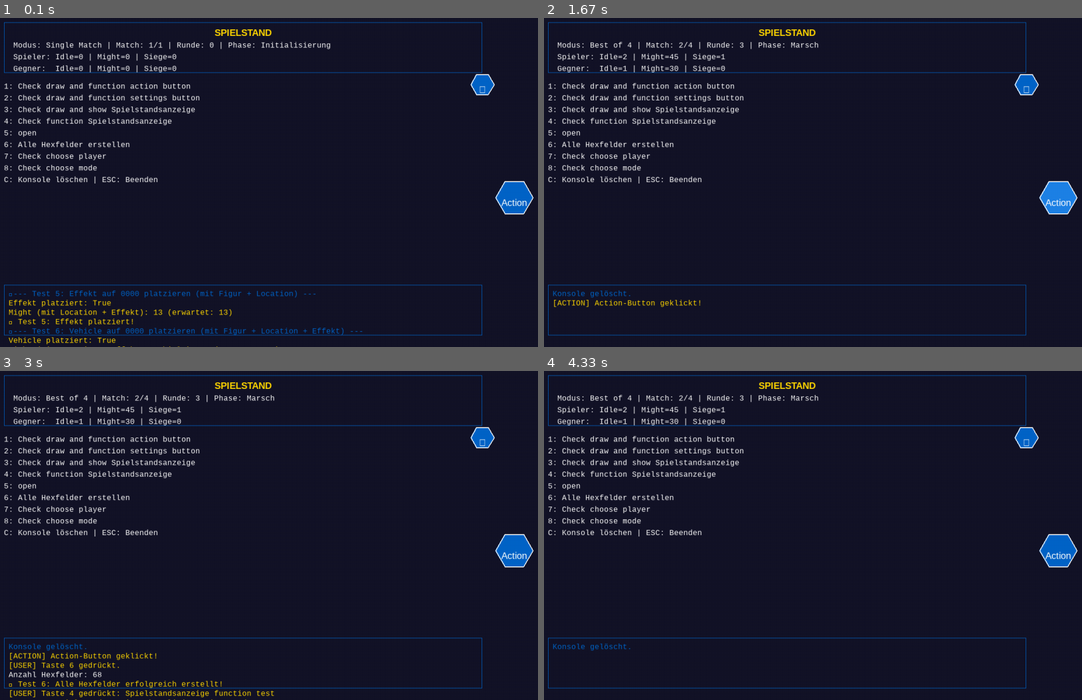
Above: before the commit, frames 1-4 (two rows, left to right).
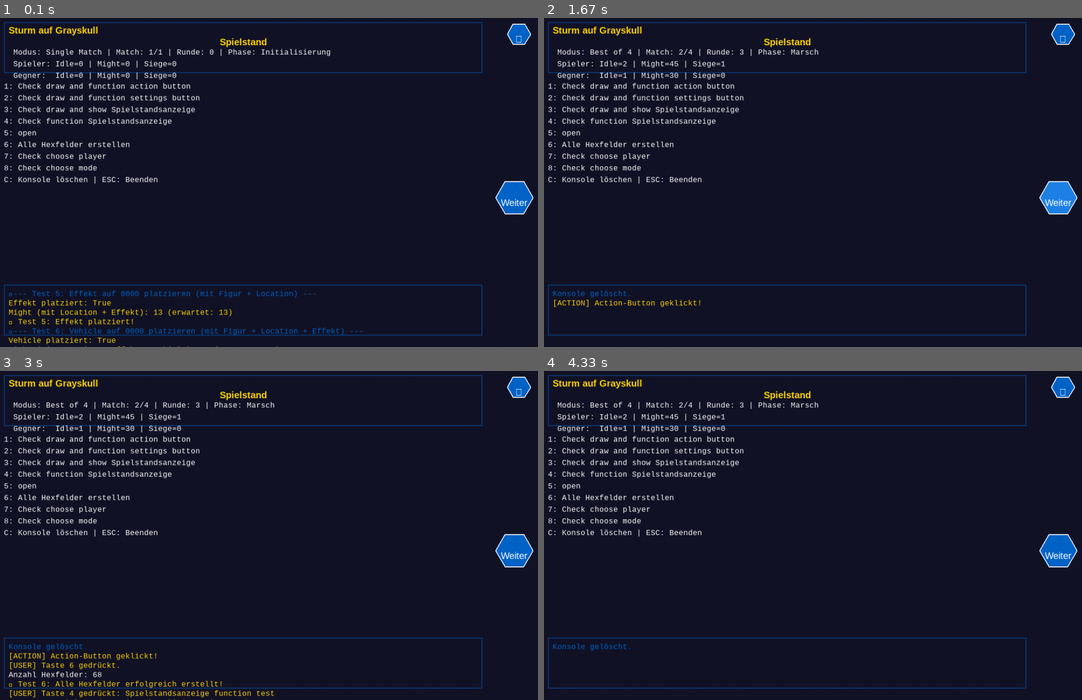
Above: after the commit, the same moments.

Repository: falkstergaming/Assault
Game: pygame game, started from main.py
Two runs of this game, one before a commit and one after it. Both use one fixed random seed, a clock stepped at 60 frames per second and the inputs below.
Inputs (mouse positions are in pixels of both pictures, inside the frame that each line leads up to):
- Up to frame 1 (0.1 s): no input
- Up to frame 2 (1.67 s): click (786, 41) at 0.38 s, where only the run after the commit has a clickable "Spielstand"; tap 4 at 0.67 s; tap C at 1 s; click (1055, 202) at 1.38 s, where only the run after the commit has a clickable "Weiter"
- Up to frame 3 (3 s): click (96, 545) at 1.72 s; tap 6 at 2.5 s; tap 4 at 2.83 s
- Up to frame 4 (4.33 s): tap C at 3.67 s

The runs differ from the first frame. In frame 1, 2.7% of the frame differs, in the area x 1-99%, y 1-58%; in frame 2, 2.5%; in frame 3, 2.5%; in frame 4, 2.5%.

Commit message:
Translation dictionalry angelegt und importe angepasst

Diff:
--- /dev/null
+++ b/core/utils/translations.py
@@ -0,0 +1,80 @@
+"""
+Zentrale Übersetzungen für Sturm auf Grayskull.
+Enthält alle sprachabhängigen Texte für DE/EN.
+
+Hinweis: Entity-Namen kommen aus JSON-Dateien und werden hier NICHT übersetzt.
+"""
+
+from typing import Dict, Any
+
+# --- Übersetzungen (DE/EN) ---
+TRANSLATIONS: Dict[str, Dict[str, str]] = {
+    "en": {
+        # Titel
+        "game_title": "Assault on Grayskull",
+        "stats_title": "Game Stats",
+
+        # Spielbegriffe
+        "mode": "Mode",
+        "match": "Match",
+        "round": "Round",
+        "phase": "Phase",
+        "player": "Player",
+        "opponent": "Opponent",
+        "idle": "Idle",
+        "might": "Might",
+        "wins": "Wins",
+
+        # Buttons
+        "action": "Action",
+        "settings": "Settings",
+
+        # Settings-Menü
+        "language": "Language",
+        "music_volume": "Music Volume",
+        "effect_volume": "Effect Volume",
+        "german": "German",
+        "english": "English",
+    },
+    "de": {
+        # Titel
+        "game_title": "Sturm auf Grayskull",
+        "stats_title": "Spielstand",
+
+        # Spielbegriffe
+        "mode": "Modus",
+        "match": "Match",
+        "round": "Runde",
+        "phase": "Phase",
+        "player": "Spieler",
+        "opponent": "Gegner",
+        "idle": "Idle",
+        "might": "Might",
+        "wins": "Siege",
+
+        # Buttons
+        "action": "Weiter",
+        "settings": "Einstellungen",
+
+        # Settings-Menü
+        "language": "Sprache",
+        "music_volume": "Musik-Lautstärke",
+        "effect_volume": "Effekt-Lautstärke",
+        "german": "Deutsch",
+        "english": "Englisch",
+    }
+}
+
+
+def get_translation(key: str, lang: str = "en") -> str:
+    """
+    Gibt die Übersetzung für einen Schlüssel zurück.
+
+    Args:
+        key: Schlüssel im TRANSLATIONS-Dictionary
+        lang: Sprachcode ("de" oder "en")
+
+    Returns:
+        Übersetzter Text, oder der Schlüssel selbst falls nicht gefunden
+    """
+    return TRANSLATIONS.get(lang, {}).get(key, key)
--- a/interfaces/renderer/pygame/components/game_status.py
+++ b/interfaces/renderer/pygame/components/game_status.py
@@ -5,8 +5,12 @@
 """
 
 import pygame
-from typing import Optional, Dict, Any
+from typing import Optional, Dict, Any, TYPE_CHECKING
 from core.utils.global_constants import COLORS
+from core.utils.translations import TRANSLATIONS, get_translation
+
+if TYPE_CHECKING:
+    from core.utils.settings import Settings
 
 
 class GameStatusDisplay:
@@ -23,13 +27,14 @@
     [Leer für Buttons][   SPIELSTAND   ][Leer für Buttons]
     """
 
-    def __init__(self, width: int, height: int):
+    def __init__(self, width: int, height: int, settings: Optional['Settings'] = None):
         """
         Initialisiert die Spielstandsanzeige.
 
         Args:
             width: Bildschirmbreite
             height: Bildschirmhöhe
+            settings: Settings-Instanz für Sprachauswahl
         """
         self.width = width
         self.height = height
@@ -38,6 +43,7 @@
         self.margin_left = int(width * 0.1)  # 10% Platz links
         self.display_width = width - 2 * self.margin_left  # 80% der Breite
         self.x = self.margin_left
+        self.settings = settings
 
         # Standardwerte
         self.game_data = {
@@ -98,38 +104,47 @@
         pygame.draw.rect(surface, COLORS["background"], status_rect)
         pygame.draw.rect(surface, COLORS["primary"], status_rect, 1)
 
-        # --- Titel "SPIELSTAND" zentriert oben ---
-        title_text = "SPIELSTAND"
-        title_surface = self.title_font.render(title_text, True, COLORS["highlight"])
-        title_x = self.x + self.display_width // 2 - title_surface.get_width() // 2
-        surface.blit(title_surface, (title_x, self.y + 10))
+        # --- Sprache festlegen ---
+        lang = self.settings.language if self.settings else "en"
+        t = TRANSLATIONS.get(lang, TRANSLATIONS["en"])
+
+        # --- Titel ---
+        # Game Title (klein, oben links)
+        game_title_surface = self.title_font.render(t["game_title"], True, COLORS["highlight"])
+        game_title_x = self.x + 10
+        surface.blit(game_title_surface, (game_title_x, self.y + 5))
+
+        # Stats Title (zentriert)
+        stats_title_surface = self.title_font.render(t["stats_title"], True, COLORS["highlight"])
+        stats_title_x = self.x + self.display_width // 2 - stats_title_surface.get_width() // 2
+        surface.blit(stats_title_surface, (stats_title_x, self.y + 30))
 
         # --- Erste Zeile: Modus, Match, Runde, Phase ---
         line1_parts = [
-            f"Modus: {self.game_data['modus']}",
-            f"Match: {self.game_data['match_count']}",
-            f"Runde: {self.game_data['round_count']}",
-            f"Phase: {self.game_data['phase']}"
+            f"{t['mode']}: {self.game_data['modus']}",
+            f"{t['match']}: {self.game_data['match_count']}",
+            f"{t['round']}: {self.game_data['round_count']}",
+            f"{t['phase']}: {self.game_data['phase']}"
         ]
         line1_text = " | ".join(line1_parts)
         line1_surface = self.stat_font.render(line1_text, True, COLORS["text"])
         line1_x = self.x + 20
-        line1_y = self.y + 40
+        line1_y = self.y + 55
         surface.blit(line1_surface, (line1_x, line1_y))
 
         # --- Zweite Zeile: SpielerStats ---
-        player_text = (f"Spieler: Idle={self.game_data['player']['idle_count']} | "
-                      f"Might={self.game_data['player']['might']} | "
-                      f"Siege={self.game_data['player']['matches_won']}")
+        player_text = (f"{t['player']}: {t['idle']}={self.game_data['player']['idle_count']} | "
+                      f"{t['might']}={self.game_data['player']['might']} | "
+                      f"{t['wins']}={self.game_data['player']['matches_won']}")
         player_surface = self.stat_font.render(player_text, True, COLORS["text"])
         player_x = self.x + 20
         player_y = line1_y + 25
         surface.blit(player_surface, (player_x, player_y))
 
         # --- Dritte Zeile: GegnerStats ---
-        opponent_text = (f"Gegner:  Idle={self.game_data['opponent']['idle_count']} | "
-                       f"Might={self.game_data['opponent']['might']} | "
-                       f"Siege={self.game_data['opponent']['matches_won']}")
+        opponent_text = (f"{t['opponent']}:  {t['idle']}={self.game_data['opponent']['idle_count']} | "
+                       f"{t['might']}={self.game_data['opponent']['might']} | "
+                       f"{t['wins']}={self.game_data['opponent']['matches_won']}")
         opponent_surface = self.stat_font.render(opponent_text, True, COLORS["text"])
         opponent_x = self.x + 20
         opponent_y = player_y + 25
--- a/interfaces/renderer/pygame/components/settings_menu.py
+++ b/interfaces/renderer/pygame/components/settings_menu.py
@@ -7,6 +7,7 @@
 from pygame.locals import *
 from typing import Optional, Callable
 from core.utils.global_constants import COLORS
+from core.utils.translations import TRANSLATIONS, get_translation
 from core.utils.settings import Settings
 
 
@@ -148,29 +149,33 @@
         if not self.is_active:
             return
 
+        # Sprache festlegen
+        lang = self.settings.language if self.settings else "en"
+        t = TRANSLATIONS.get(lang, TRANSLATIONS["en"])
+
         # Menü-Hintergrund
         menu_rect = pygame.Rect(self.x, self.y, self.width, self.height)
         pygame.draw.rect(surface, COLORS["background"], menu_rect)
         pygame.draw.rect(surface, COLORS["primary"], menu_rect, 2)
 
         # Titel
-        title = self.font_title.render("Settings", True, COLORS["highlight"])
+        title = self.font_title.render(t["settings"], True, COLORS["highlight"])
         surface.blit(title, (self.x + self.padding, self.y + 5))
 
         # --- Sprache ---
         lang_y = self.y + self.padding + self.line_height
-        lang_label = self.font.render("Language:", True, COLORS["text"])
+        lang_label = self.font.render(f"{t['language']}:", True, COLORS["text"])
         surface.blit(lang_label, (self.x + self.padding, lang_y))
 
-        # Sprachauswahl (Deutsch/Englisch)
-        lang_value = "German" if self.settings.language == "de" else "English"
+        # Sprachauswahl
+        lang_value = t["german"] if self.settings.language == "de" else t["english"]
         lang_value_text = self.font.render(lang_value, True, COLORS["highlight"])
         lang_value_x = self.x + self.width - self.padding - lang_value_text.get_width()
         surface.blit(lang_value_text, (lang_value_x, lang_y))
 
         # --- Musik-Lautstärke ---
         music_y = lang_y + self.line_height + 5
-        music_label = self.font.render("Music Volume:", True, COLORS["text"])
+        music_label = self.font.render(f"{t['music_volume']}:", True, COLORS["text"])
         surface.blit(music_label, (self.x + self.padding, music_y))
         self._draw_slider(surface, self.x + self.padding, music_y + self.line_height - 5,
                          self.settings.music_volume, "music")
@@ -179,7 +184,7 @@
 
         # --- Effekt-Lautstärke ---
         effect_y = music_y + self.line_height + 10
-        effect_label = self.font.render("Effect Volume:", True, COLORS["text"])
+        effect_label = self.font.render(f"{t['effect_volume']}:", True, COLORS["text"])
         surface.blit(effect_label, (self.x + self.padding, effect_y))
         self._draw_slider(surface, self.x + self.padding, effect_y + self.line_height - 5,
                          self.settings.effect_volume, "effect")
--- a/settings.ini
+++ b/settings.ini
@@ -1,5 +1,5 @@
 [Language]
-lang = en
+lang = de
 
 [Audio]
 music_volume = 34
--- a/simulation.py
+++ b/simulation.py
@@ -21,6 +21,7 @@
 from core.entities.vehicle import Vehicle
 from core.utils.hex_id import HexID
 from core.utils.global_constants import COLORS, FIGURES_JSON, LOCATIONS_JSON, EFFECTS_JSON, VEHICLE_JSON
+from core.utils.translations import TRANSLATIONS
 from core.utils.settings import Settings
 from interfaces.renderer.pygame.screen import Screen
 from interfaces.renderer.pygame.components.button import HexButton
@@ -110,15 +111,24 @@
     # Screen und Console erstellen
     screen = Screen(SCREEN_WIDTH, SCREEN_HEIGHT)
 
-    # Settings-Menü erstellen (noch nicht aktiv)
+    # Settings-Menü erstellen (noch nicht aktiv) - rechtsbündig mit Button, unter dem Button
     settings_menu = SettingsMenu(
-        x=SCREEN_WIDTH - MARGIN_HORIZONTAL - 250,
-        y=STATUS_HEIGHT + MARGIN_VERTICAL,
+        x=SCREEN_WIDTH - 25 - 250,  # 25px Abstand zum rechten Rand (1280 - 25 - 250 = 1005)
+        y=25 + 50 + 5,              # Unter dem Settings-Button (25 + 50 + 5px Abstand)
         settings=settings
     )
 
-    # Spielstandsanzeige erstellen
-    game_status = GameStatusDisplay(SCREEN_WIDTH, SCREEN_HEIGHT)
+    # Settings-Menü erstellen (unter der Spielstandsanzeige, linksbündig mit Spielstand)
+    # Spielstand: x=128, width=1024 → endet bei 1152
+    # Menü: width=250 → beginnt bei 1152-250-5=897 (5px Abstand zum Spielstand)
+    settings_menu = SettingsMenu(
+        x=1152 - 250 - 5,         # Linksbündig: 1152-250-5=897 (5px Abstand zum Spielstand)
+        y=STATUS_HEIGHT + 25 + 5,   # Unter der Spielstandsanzeige (108 + 25 + 5 = 138)
+        settings=settings
+    )
+
+    # Spielstandsanzeige erstellen (mit Settings für Sprachauswahl)
+    game_status = GameStatusDisplay(SCREEN_WIDTH, SCREEN_HEIGHT, settings=settings)
 
     # Console: 15% Höhe, 25px Abstand zum unteren Rand, 10% Rand links/rechts
     console = InGameConsole(
@@ -131,23 +141,26 @@
 
     # --- Action- und Settings-Button erstellen und hinzufügen ---
     # Action-Button: Groß (size=80), rechts am Rand, mittig
+    # Text je nach Sprache: EN="Action", DE="Weiter"
     action_button = HexButton(
         x=SCREEN_WIDTH - 100,  # 100px Abstand zum rechten Rand
         y=SCREEN_HEIGHT // 2,   # Mittig
         size=80,                # Groß
         color=COLORS["primary"],
-        text="Action",
+        text=TRANSLATIONS[settings.language]["action"],
         callback=lambda: console.log("[ACTION] Action-Button geklickt!", COLORS["highlight"])
     )
     screen.add_button(action_button)
 
-    # Settings-Button: Klein (size=50), oben rechts im Eck (unter der Statusleiste mit Rand)
+    # Settings-Button: Klein (size=50), oben rechts mit 25px Abstand zu Rand
+    # hex_id=None und text="⚙" um sicherzustellen, dass nur das Symbol angezeigt wird
     settings_button = HexButton(
-        x=SCREEN_WIDTH - MARGIN_HORIZONTAL - 25,  # 10% Rand + 25px
-        y=STATUS_HEIGHT + MARGIN_VERTICAL,       # Unter der Statusleiste + 25px
-        size=50,                                 # Klein
+        x=SCREEN_WIDTH - 25 - 50,  # 25px Abstand zum rechten Rand (1280 - 25 - 50 = 1205)
+        y=25,                      # 25px Abstand zum oberen Rand
+        size=50,                  # Klein
         color=COLORS["primary"],
-        text="⚙",                                  # Symbol für Settings
+        text="⚙",                # Nur das Steuerrad-Symbol (kein numerischer Wert)
+        hex_id=None,              # Keine hex_id - verhindert, dass "0" oder ID angezeigt wird
         callback=lambda: settings_menu.toggle()
     )
     screen.add_button(settings_button)
